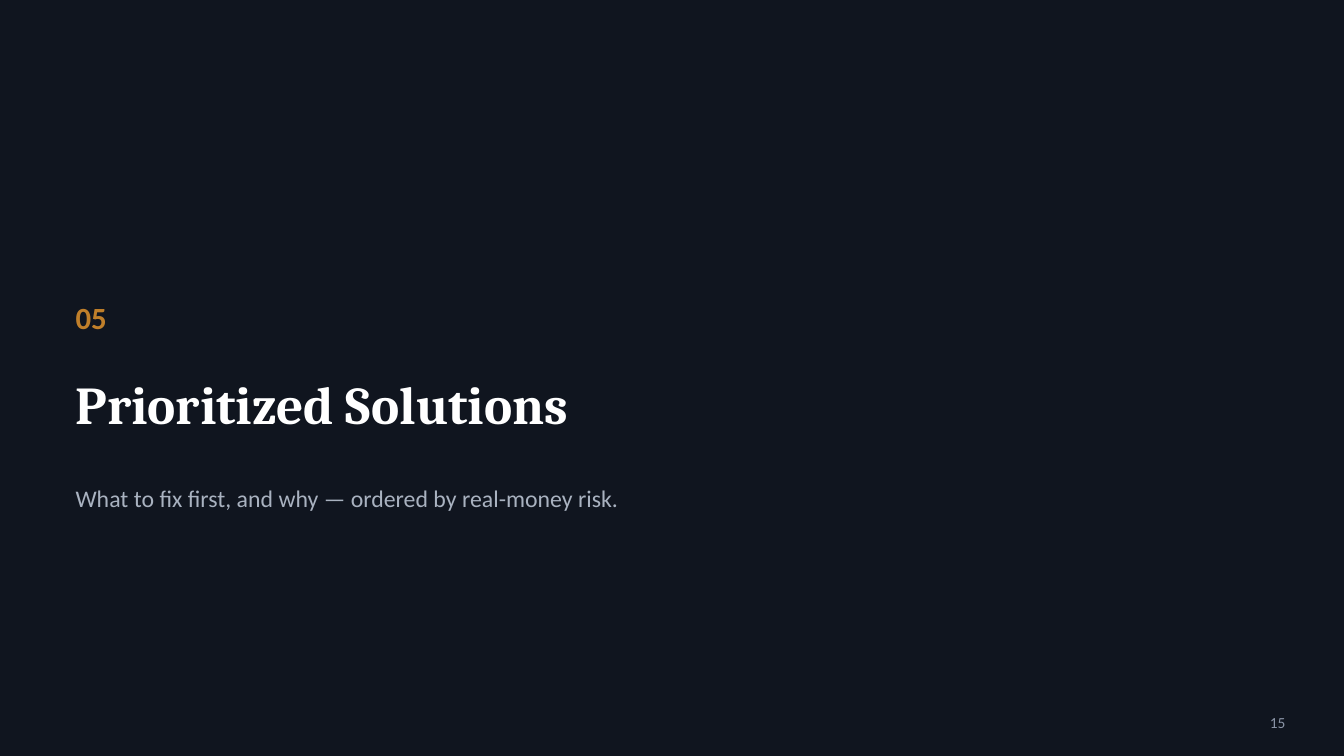
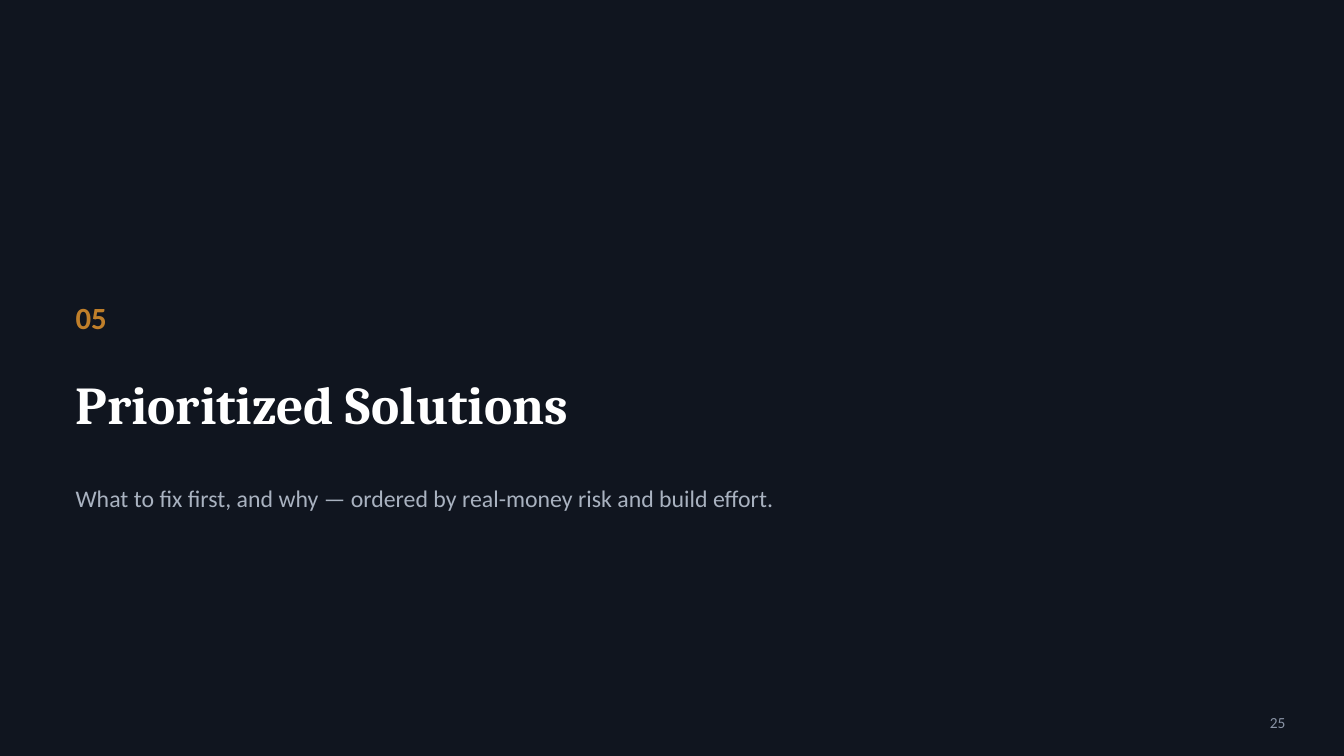
Before and after one commit to Sanjay-dev22/personal-deg, a slide deck: slide 25 of p2p-energy-trading-review/P2P-Energy-Trading-Software-Gaps.pptx (slide 15 before the commit). Drawn at 1344x756 pixels with LibreOffice and Linux fonts; fonts in the diff are those of the drawing. Boxes give left, top, right and bottom in pixels: in the first picture for what was removed or moved away, otherwise in the second. Text is boxed around its words. In the diff, an @@ line names an element or a change of style, - is before the commit and + after.

```diff
--- a/p2p-energy-trading-review/P2P-Energy-Trading-Software-Gaps.pptx
+++ b/p2p-energy-trading-review/P2P-Energy-Trading-Software-Gaps.pptx
@@ text at [76,490,773,511]: text changed @@
-What to fix first, and why — ordered by real-money risk.
+What to fix first, and why — ordered by real-money risk and build effort.
@@ page number at [1270,718,1286,728]: text changed @@
-15
+25
```
Also in this commit, not shown: 4 other slides changed, 13 slides added, 3 slides removed, 1 other file.
